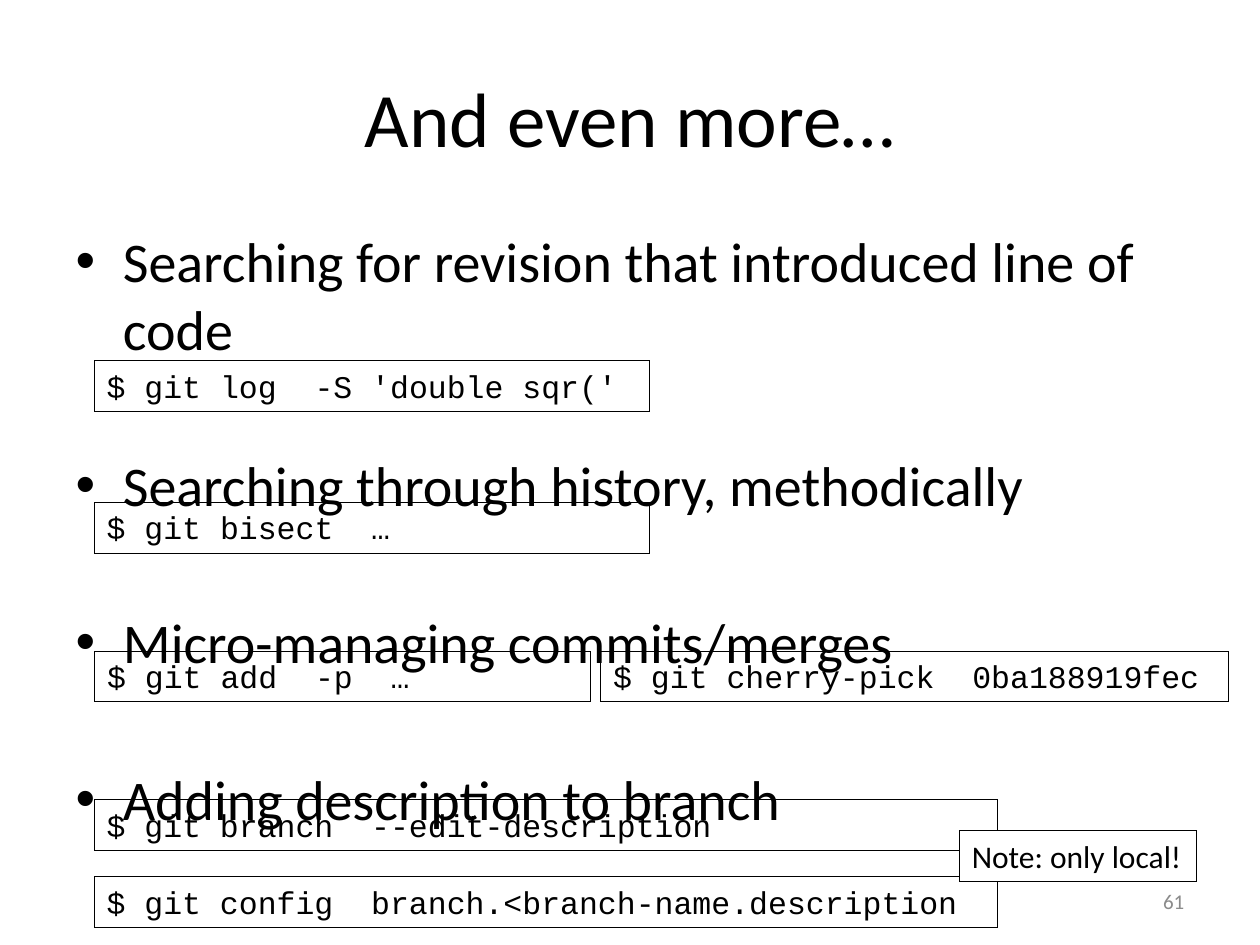
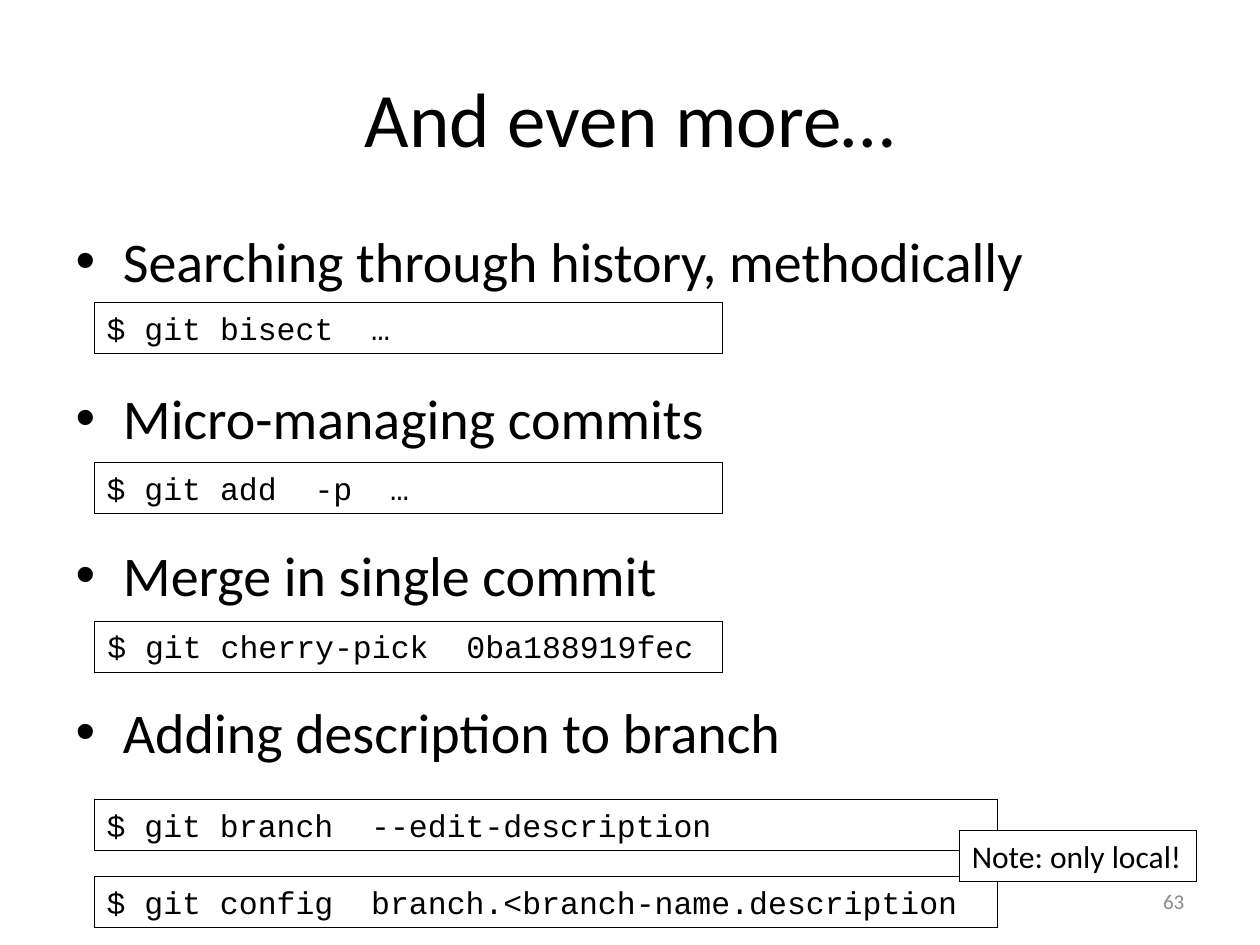
Before and after one commit to gjbex/training-material, a slide deck: slide 63 of LinuxTools/VersionControl/version_control_git.pptx (slide 61 before the commit). Drawn at 1260x945 pixels with LibreOffice and Linux fonts; fonts in the diff are those of the drawing. Boxes give left, top, right and bottom in pixels: in the first picture for what was removed or moved away, otherwise in the second. Text is boxed around its words. In the diff, an @@ line names an element or a change of style, - is before the commit and + after.

Commit message:
Add more on history search
* Add git blame
* Add time and author options for log

```diff
--- a/LinuxTools/VersionControl/version_control_git.pptx
+++ b/LinuxTools/VersionControl/version_control_git.pptx
@@ text at [123, 243, 1134, 361]: paragraph removed @@
-• Searching for revision that introduced line of code
@@ rectangle "$ git bisect …": place and size @@
-rectangle "$ git bisect …" at [94, 503, 650, 553]
+rectangle "$ git bisect …" at [94, 302, 723, 353]
@@ rectangle removed at [94, 360, 650, 411] @@
-$ git log -S 'double sqr('
@@ text at [123, 400, 704, 606]: text changed @@
-• Micro-managing commits/merges
+• Micro-managing commits
+• Merge in single commit
@@ rectangle "$ git add -p …": place and size @@
-rectangle "$ git add -p …" at [94, 651, 591, 702]
+rectangle "$ git add -p …" at [94, 462, 723, 513]
@@ rectangle "$ git cherry-pick 0ba188919fec": place and size @@
-rectangle "$ git cherry-pick 0ba188919fec" at [601, 651, 1228, 702]
+rectangle "$ git cherry-pick 0ba188919fec" at [94, 621, 722, 672]
@@ page number at [1163, 895, 1184, 909]: text changed @@
-61
+63
```
Also in this commit, not shown: 1 slide added.
